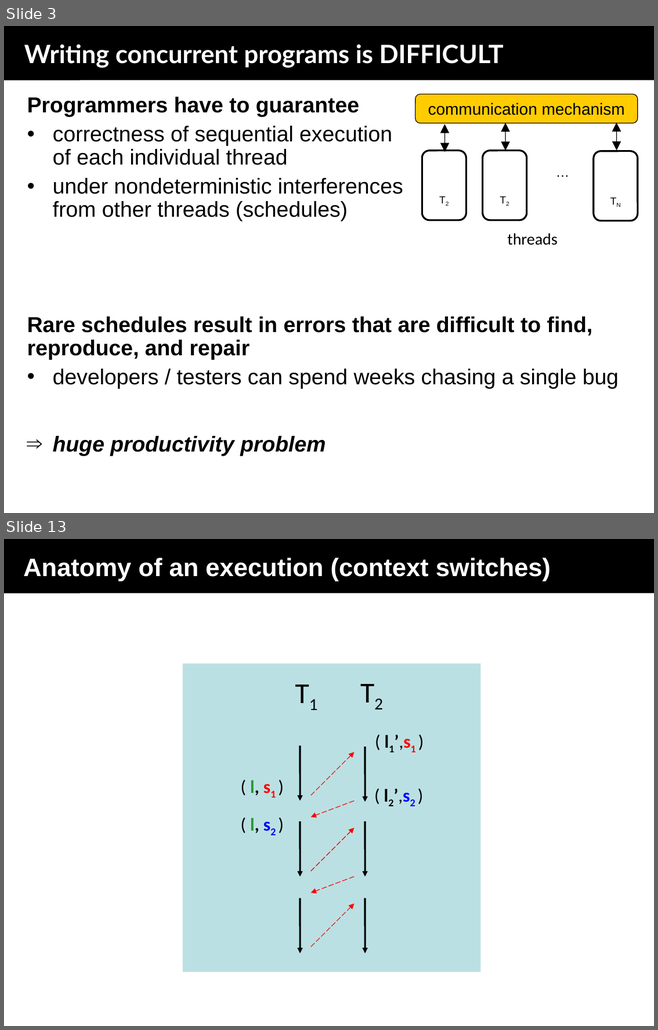
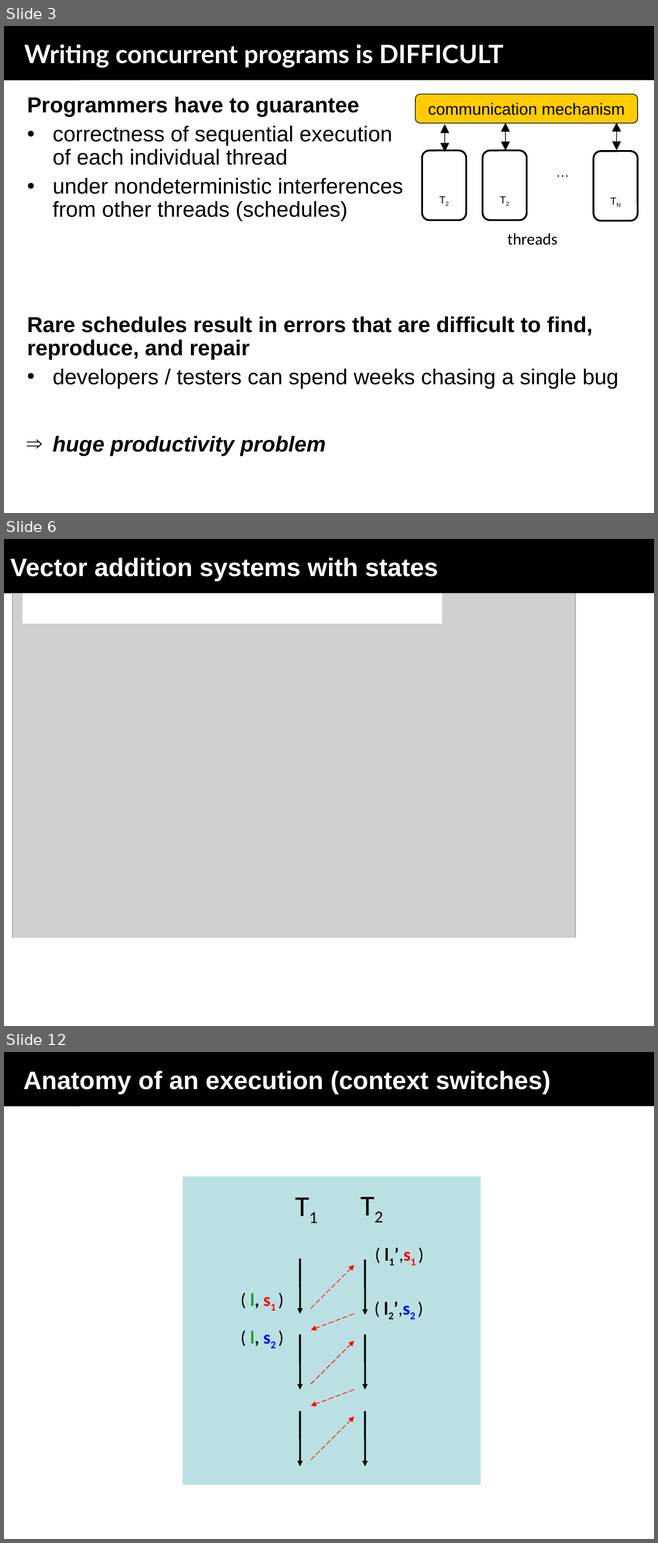
Before and after one commit to menesro/mpri, a slide deck: lecture3/sequentializations.ppt. Shown one above the other, each under a label of ours: slides 3 and 13 before the commit, slides 3, 6 and 12 after it; the slides between them are not shown. The pictures are 658x1030 and 658x1543 pixels, drawn with LibreOffice and Linux fonts; fonts in the diff are those of the drawing; grey boxes stand for pictures. Boxes give left, top, right and bottom in pixels: in the first picture for what was removed or moved away, otherwise in the second. Text is boxed around its words. In the diff, an @@ line names an element or a change of style, - is before the commit and + after.

```diff
--- a/lecture3/sequentializations.ppt
+++ b/lecture3/sequentializations.ppt
@@ slide 6 added at [4,539,654,1026], background #FFFFFF; not listed: 1 template element that a slide beside it also shows @@
@@ title added at [4,539,654,593], fill #000000, 28 pt, text #FFFFFF, bold @@
+Vector addition systems with states
@@ picture added at [13,566,575,988] @@
@@ rectangle added at [24,574,441,623], fill #FFFFFF, outline #FFFFFF 2.01 pt @@
@@ rectangle added at [13,939,575,988], fill #FFFFFF, outline #FFFFFF 2.01 pt @@
@@ what was slide 13 is now slide 12 @@
```
Also in this commit, not shown: 7 other slides added, 2 slides removed.
